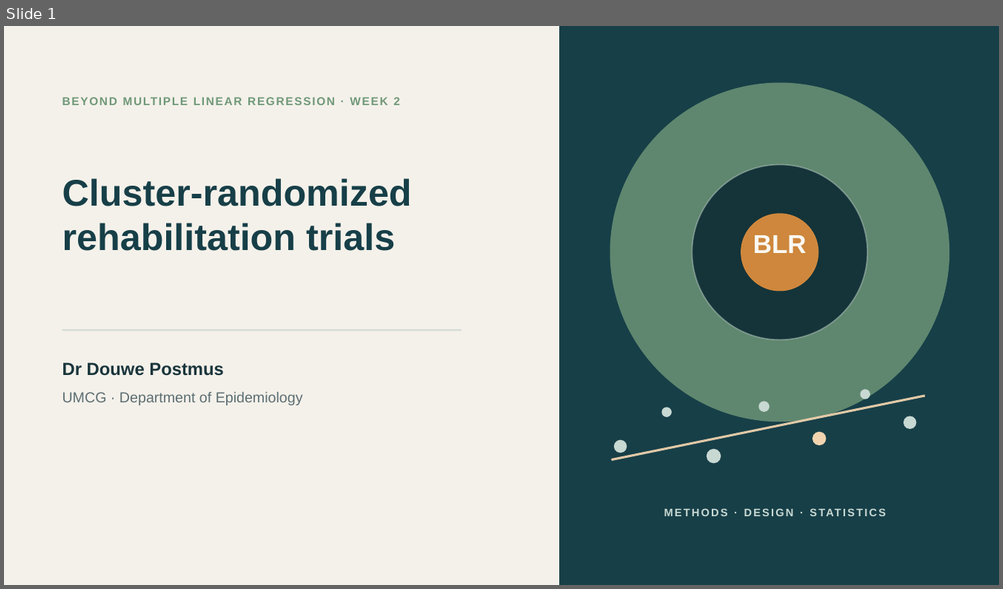
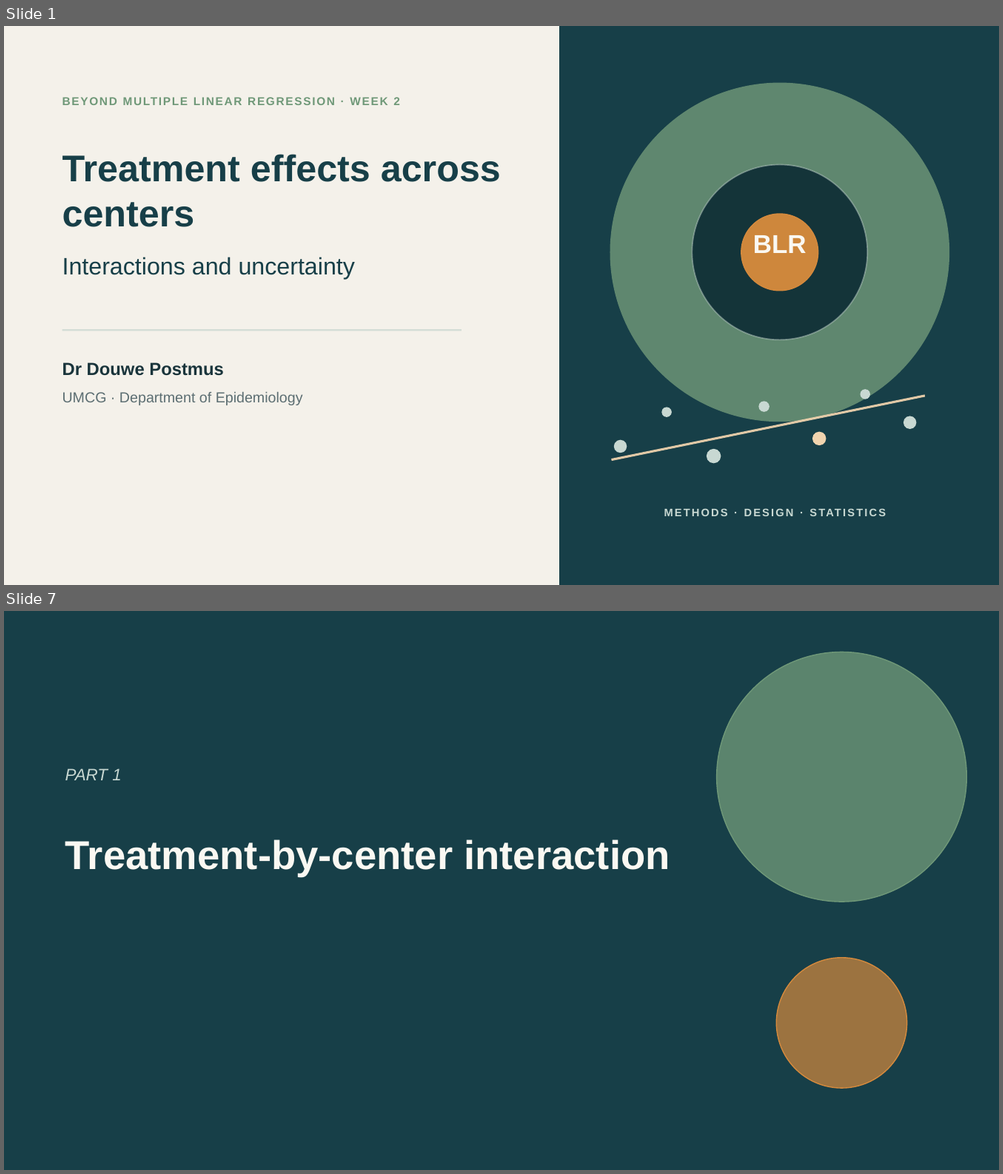
Before and after one commit to Postmus/BeyondMLR, a slide deck: lectures_2627/week2/Beyond_MLR_Week_2.pptx. Shown one above the other, each under a label of ours: slide 1 before the commit, slides 1 and 7 after it; the slides between them are not shown. The pictures are 1003x589 and 1003x1174 pixels, drawn with LibreOffice and Linux fonts; fonts in the diff are those of the drawing. Boxes give left, top, right and bottom in pixels: in the first picture for what was removed or moved away, otherwise in the second. Text is boxed around its words. In the diff, an @@ line names an element or a change of style, - is before the commit and + after.

Commit message:
Develop Week 2 lecture on treatment interactions and uncertainty

```diff
--- a/lectures_2627/week2/Beyond_MLR_Week_2.pptx
+++ b/lectures_2627/week2/Beyond_MLR_Week_2.pptx
@@ slide 7 added at (4,611,999,1170), background #173F48 @@
@@ ellipse added at (717,652,967,902), fill #6F9878 at 78% opacity, outline #6F9878 1 pt @@
@@ text added at (65,769,121,780), 16 pt, text #C8D8D2, italic @@
+PART 1
@@ text added at (65,840,669,877), 39 pt, text #FAF8F2, bold @@
+Treatment-by-center interaction
@@ ellipse added at (777,958,907,1088), fill #D58A3D at 70% opacity, outline #D58A3D 1 pt @@
@@ slide 1 changed as well @@
@@ text at (62,154,501,227): text changed @@
-Cluster-randomized rehabilitation trials
+Treatment effects across centers
@@ text added at (62,257,355,279), 23 pt, text #173F48 @@
+Interactions and uncertainty
```
Also in this commit, not shown: 24 other slides added, 8 slides removed, 53 other files.
